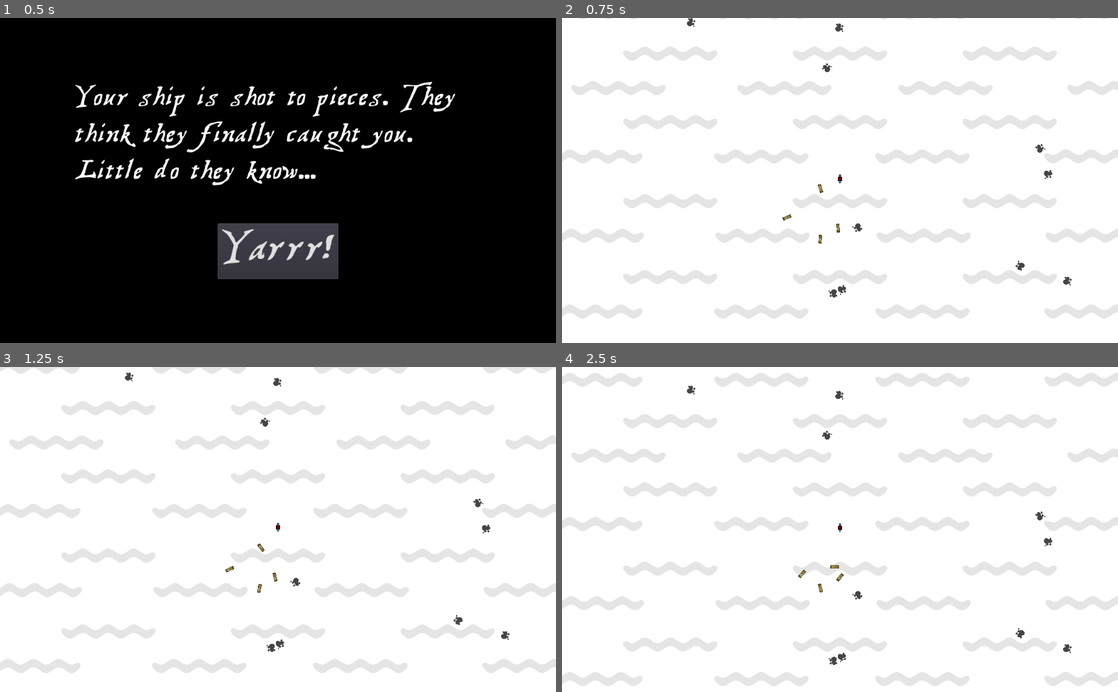
Above: before the commit, frames 1-4 (two rows, left to right).
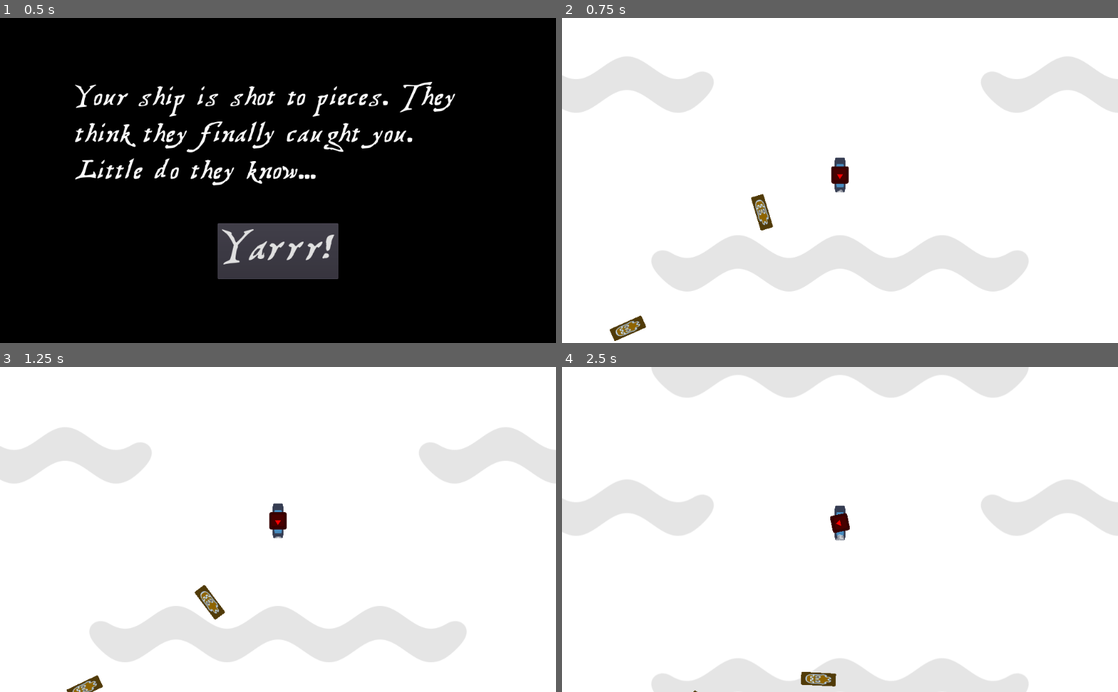
Above: after the commit, the same moments.

Repository: HedgeLizards/grappling
Game: Godot game, scene res://scenes/Menu.tscn
Same seed, same stepped clock (60 frames per second), same inputs: the game is played once before the commit and once after it. The engine's default icon, where the game draws it, is replaced by a stand-in: a white triangle on a blue panel in a dark square.
Inputs (mouse positions are in pixels of both pictures, inside the frame that each line leads up to):
- Up to frame 1 (0.5 s): no input
- Up to frame 2 (0.75 s): click "Yarrr!" at 0.5 s
- Up to frame 3 (1.25 s): no input
- Up to frame 4 (2.5 s): move the mouse to (962, 513) at 1.27 s; tap H (hunt) at 1.35 s; click (962, 513) at 1.42 s; move the mouse to (728, 545) at 2.02 s; tap I (idle) at 2.1 s; click (728, 545) at 2.17 s

Frame 1 is identical in both runs. In frame 2, 20% of the frame differs, in the area x 0-100%, y 0-100%; in frame 3, 20%; in frame 4, 22%.

Commit message:
sea animation

Diff:
--- a/scenes/Main.tscn
+++ b/scenes/Main.tscn
@@ -7,6 +7,14 @@
 [ext_resource path="res://scenes/Hook.tscn" type="PackedScene" id=6]
 [ext_resource path="res://assets/MUS_MAIN.ogg" type="AudioStream" id=7]
 [ext_resource path="res://scripts/Environment.gd" type="Script" id=8]
+
+[sub_resource type="AnimatedTexture" id=1]
+flags = 4
+frames = 2
+fps = 6.0
+frame_0/texture = ExtResource( 2 )
+frame_1/texture = ExtResource( 2 )
+frame_1/delay_sec = 0.0
 
 [node name="Main" type="Node2D"]
 
@@ -19,14 +27,13 @@
 margin_right = 5000.0
 margin_bottom = 5000.0
 mouse_filter = 2
-texture = ExtResource( 2 )
+texture = SubResource( 1 )
 stretch_mode = 2
 
 [node name="Player" parent="." instance=ExtResource( 1 )]
 
 [node name="Camera2D" type="Camera2D" parent="Player"]
 current = true
-zoom = Vector2( 4, 4 )
 smoothing_enabled = true
 
 [node name="Hook" parent="." instance=ExtResource( 6 )]
Not shown, added: assets/foam.png.import
Not shown: 1 places in scenes/Main.tscn that only renumber resources
